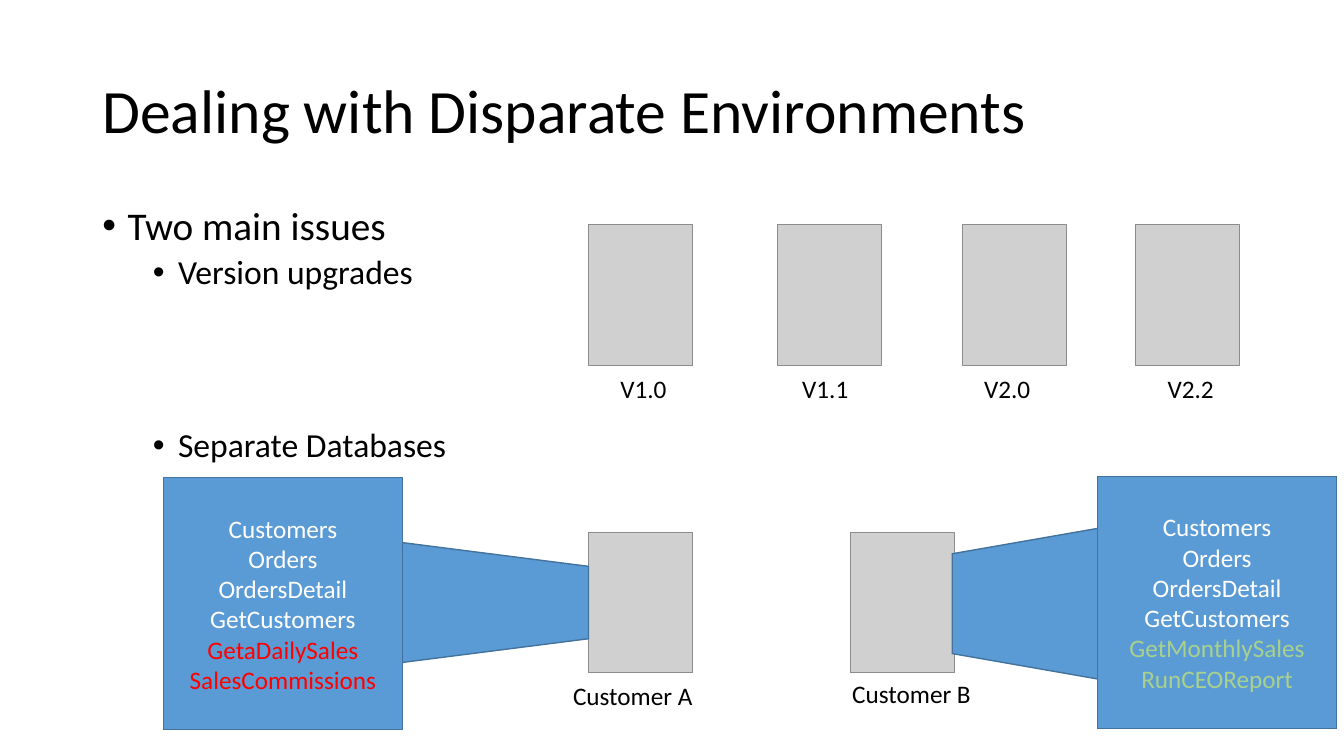
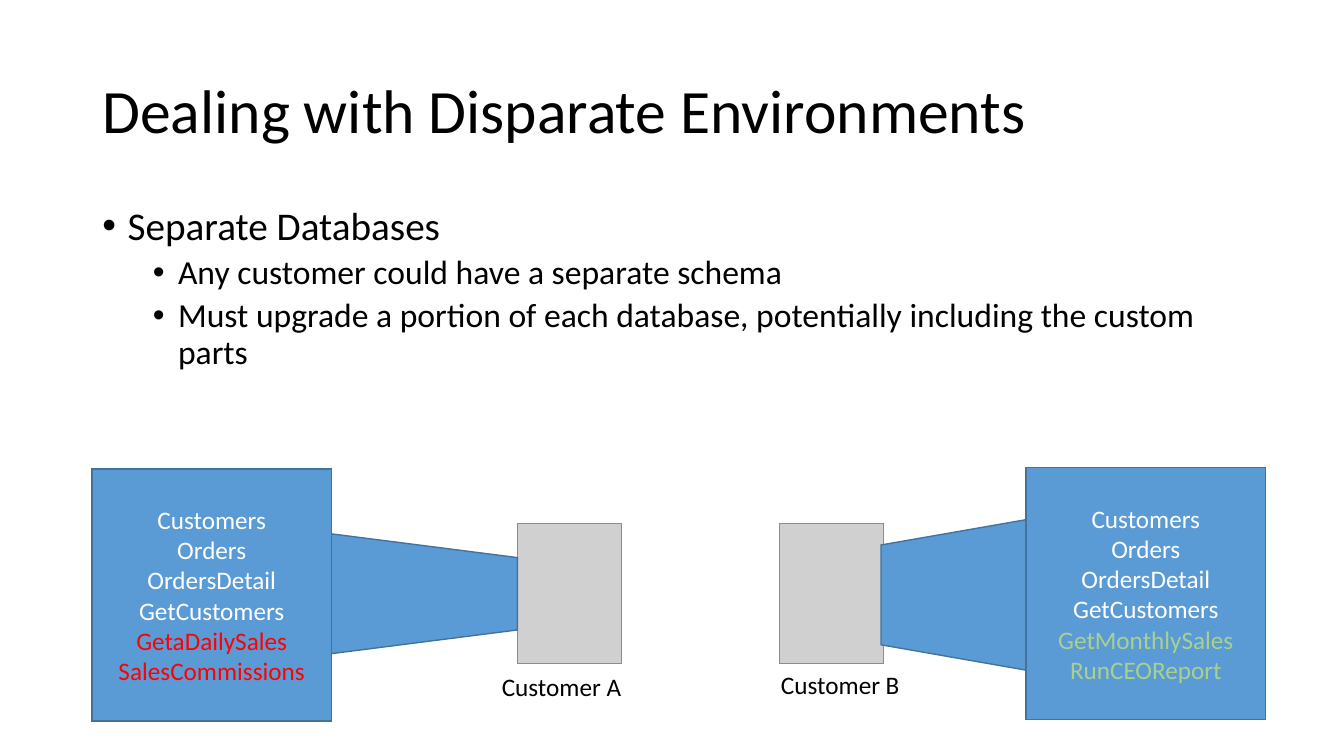
Before and after one commit to way0utwest/DatabaseDevOpsMS, a slide deck: slide 19 of Section 4 - Advanced Topics/4.0DatabaseDevOps.pptx (slide 9 before the commit). Drawn at 1344x756 pixels with LibreOffice and Linux fonts; fonts in the diff are those of the drawing; grey boxes stand for pictures. Boxes give left, top, right and bottom in pixels: in the first picture for what was removed or moved away, otherwise in the second. Text is boxed around its words. In the diff, an @@ line names an element or a change of style, - is before the commit and + after.

```diff
--- a/Section 4 - Advanced Topics/4.0DatabaseDevOps.pptx
+++ b/Section 4 - Advanced Topics/4.0DatabaseDevOps.pptx
@@ text at (128,213,413,290): paragraphs removed @@
-• Two main issues
-  • Version upgrades
@@ text at (128,212,440,247): size 24 to 28 pt in "Separate Databases"; list level 2 to 1 in "Separate Databases" @@
@@ picture removed at (589,225,693,365) @@
@@ picture removed at (777,225,881,365) @@
@@ picture removed at (963,225,1067,365) @@
@@ picture removed at (1135,225,1239,365) @@
@@ text at (178,260,1194,370): paragraphs added @@
+  • Any customer could have a separate schema
+  • Must upgrade a portion of each database, potentially including the custom parts
@@ text removed at (620,381,666,398) @@
-V1.0
@@ text removed at (802,381,848,398) @@
-V1.1
@@ text removed at (984,381,1030,398) @@
-V2.0
@@ text removed at (1168,381,1214,398) @@
-V2.2
@@ 2 pictures, 2 texts, 2 rectangles, 2 flow chart manual operations: place and size @@
-2 pictures, 2 texts, 2 rectangles, 2 flow chart manual operations at (163,477,1337,730)
+2 pictures, 2 texts, 2 rectangles, 2 flow chart manual operations at (92,468,1265,721)
```
Also in this commit, not shown: 2 other slides changed, 10 slides added, 14 other files.
